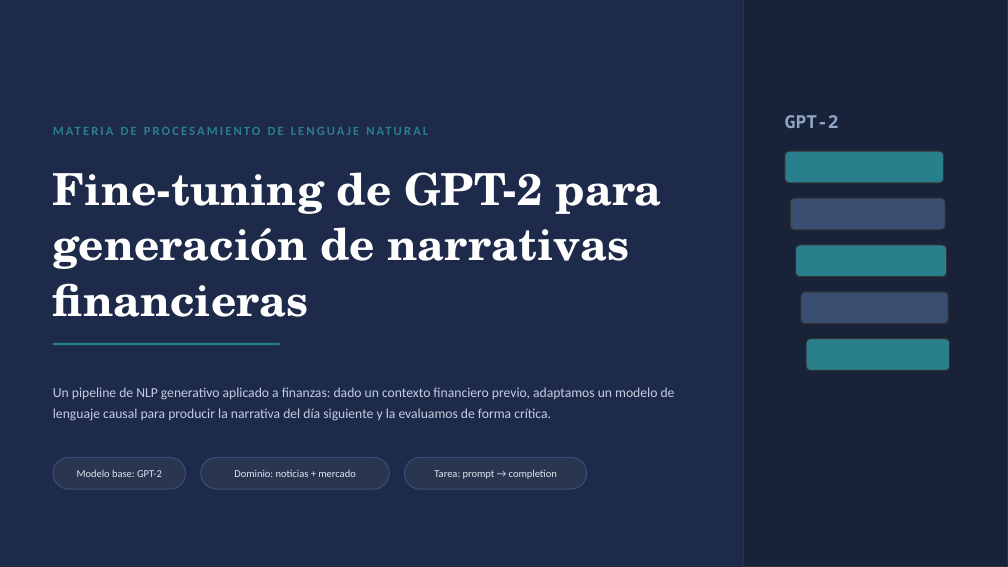
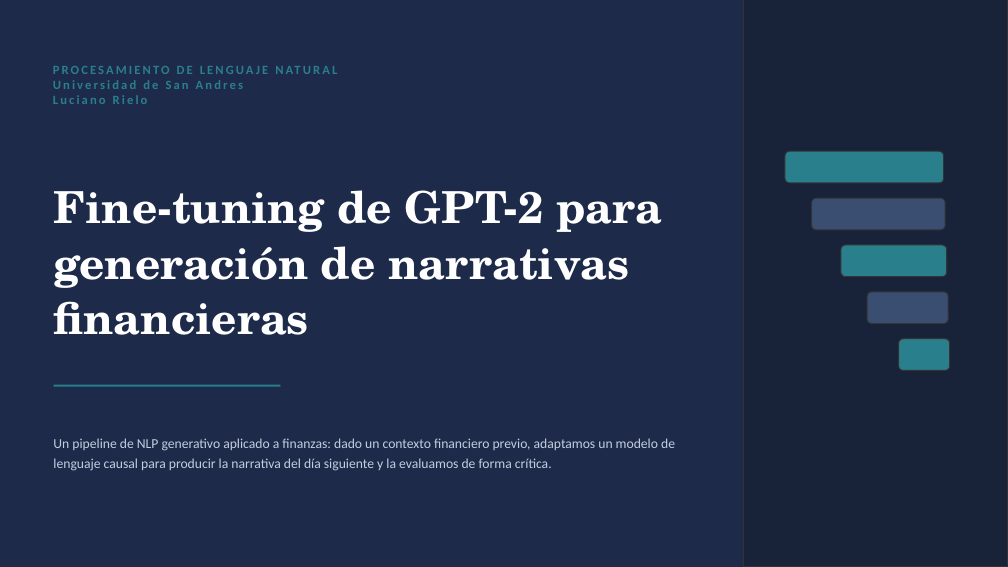
Before and after one commit to LucianoRielo/news-ai-generator, a slide deck: slide 1 of presentacion_nlp_finanzas.pptx. Drawn at 1008x567 pixels with LibreOffice and Linux fonts; fonts in the diff are those of the drawing. Boxes give left, top, right and bottom in pixels: in the first picture for what was removed or moved away, otherwise in the second. Text is boxed around its words. In the diff, an @@ line names an element or a change of style, - is before the commit and + after.

Commit message:
presentation update

```diff
--- a/presentacion_nlp_finanzas.pptx
+++ b/presentacion_nlp_finanzas.pptx
@@ text at (53,80,243,104): text changed @@
-MATERIA DE PROCESAMIENTO DE LENGUAJE NATURAL
+PROCESAMIENTO DE LENGUAJE NATURAL
+Universidad de San Andres
+Luciano Rielo
@@ text removed at (785,115,839,128) @@
-GPT-2
@@ text "Fine-tuning de GPT-2 para": place and size @@
-text "Fine-tuning de GPT-2 para" at (53,172,662,317)
+text "Fine-tuning de GPT-2 para" at (53,190,662,335)
@@ rounded rectangle: place and size @@
-rounded rectangle at (790,198,945,230)
+rounded rectangle at (812,198,946,230)
@@ rounded rectangle: place and size @@
-rounded rectangle at (796,245,947,277)
+rounded rectangle at (841,245,947,277)
@@ rounded rectangle: place and size @@
-rounded rectangle at (801,292,948,324)
+rounded rectangle at (867,292,948,324)
@@ rounded rectangle: place and size @@
-rounded rectangle at (806,339,950,371)
+rounded rectangle at (899,339,951,371)
@@ line moved from (53, 344) - (280, 344) to (54, 386) - (281, 386) @@
@@ text "Un pipeline de NLP generativo ..." rewrapped from (53,387,657,421) to (53,438,675,471) @@
@@ rounded rectangle removed at (53,457,186,489) @@
@@ text removed at (77,469,162,477) @@
-Modelo base: GPT-2
@@ rounded rectangle removed at (201,457,389,489) @@
@@ text removed at (234,470,355,477) @@
-Dominio: noticias + mercado
@@ rounded rectangle removed at (405,457,587,489) @@
@@ text removed at (434,469,557,479) @@
-Tarea: prompt → completion
```
Also in this commit, not shown: 8 other slides changed, 1 slide added, 1 slide removed, 1 other file.
